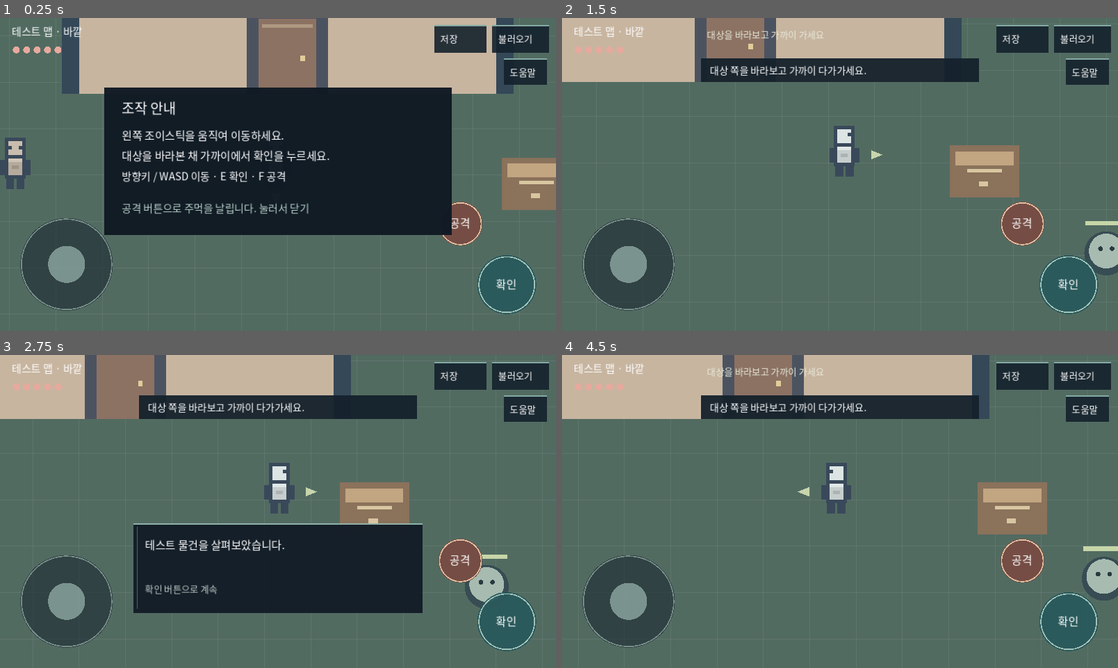
Above: before the commit, frames 1-4 (two rows, left to right).
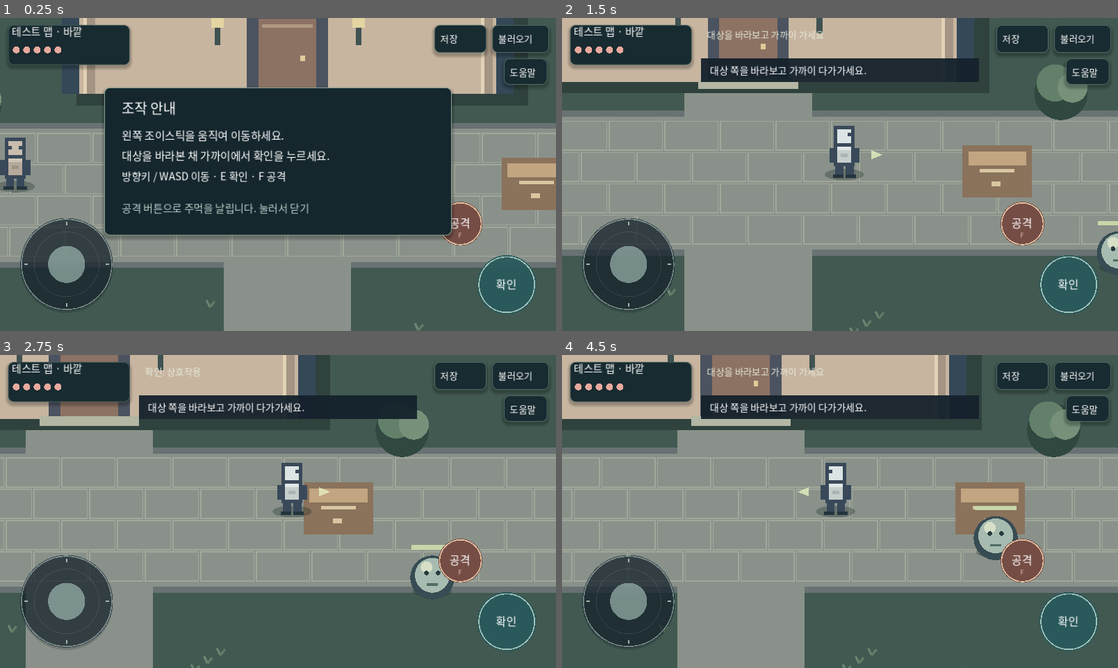
Above: after the commit, the same moments.

Repository: asnt39/-
Game: Godot game, scene res://main.tscn
Two runs of this game, one before a commit and one after it. Both use one fixed random seed, a clock stepped at 60 frames per second and the inputs below.
Inputs (mouse positions are in pixels of both pictures, inside the frame that each line leads up to):
- Up to frame 1 (0.25 s): no input
- Up to frame 2 (1.5 s): tap Enter at 0.5 s; move the mouse to (962, 158) at 0.52 s; hold Right 0.53-1.25 s; tap F at 0.6 s; click (962, 158) at 0.67 s; tap Space at 0.77, 1.07 s; tap E at 0.8 s; drag from (728, 190) to (812, 237) at 1.27 s
- Up to frame 3 (2.75 s): move the mouse to (333, 442) at 2.02 s; hold Right from 2.03 s (still down); tap Enter at 2.1 s; tap Space at 2.3 s
- Up to frame 4 (4.5 s): release Right at 2.75 s; drag from (812, 574) to (673, 464) at 2.77 s; move the mouse to (1006, 558) at 3.52 s; hold Left 3.53-4.25 s; tap F at 3.6 s; tap Space at 3.77, 4.07 s; tap E at 3.8 s; drag from (673, 464) to (756, 433) at 4.27 s

The runs differ from the first frame. In frame 1, 27% of the frame differs, in the area x 0-100%, y 0-100%; in frame 2, 56%; in frame 3, 59%; in frame 4, 57%.

Commit message:
Polish environment and UI, animate timed punches

Diff:
--- a/main.gd
+++ b/main.gd
@@ -28,6 +28,10 @@
 var monster_hp := 3
 var health := 5
 var punch_time := 0.0
+var punch_direction := Vector2.DOWN
+var punch_hit := false
+var impact_position := Vector2.ZERO
+var impact_time := 0.0
 var punch_cooldown := 0.0
 var enemy_cooldown := 0.0
 var hurt_time := 0.0
@@ -95,6 +99,10 @@
 	action_feedback = maxf(0.0, action_feedback - delta)
 	hint_time = maxf(0.0, hint_time - delta)
 	punch_time = maxf(0.0, punch_time - delta)
+	impact_time = maxf(0.0, impact_time - delta)
+	if punch_time > 0 and punch_time <= 0.17 and not punch_hit:
+		punch_hit = true
+		if dialogue == "" and not help_open: resolve_punch()
 	punch_cooldown = maxf(0.0, punch_cooldown - delta)
 	hurt_time = maxf(0.0, hurt_time - delta)
 	monster_hurt = maxf(0.0, monster_hurt - delta)
@@ -116,8 +124,8 @@
 	elif d != Vector2.ZERO: d = d.normalized()
 	moving = false
 	if dialogue == "" and not help_open and d != Vector2.ZERO:
-		facing = d.normalized()
-		var step := d * SPEED * minf(delta, 0.05)
+		if punch_time <= 0: facing = d.normalized()
+		var step := d * SPEED * minf(delta, 0.05) * (0.55 if punch_time > 0 else 1.0)
 		var before := player
 		if can_move(player + Vector2(step.x, 0)): player.x += step.x
 		if can_move(player + Vector2(0, step.y)): player.y += step.y
@@ -137,11 +145,14 @@
 
 func punch() -> void:
 	if dialogue != "" or help_open or punch_cooldown > 0: return
-	punch_time = 0.22; punch_cooldown = 0.42
+	punch_time = 0.32; punch_cooldown = 0.42; punch_direction = facing; punch_hit = false
+
+func resolve_punch() -> void:
 	if map_id == "outside" and monster_hp > 0:
 		var offset := monster - player
-		if offset.length() < 78 and (offset.length() < 14 or facing.dot(offset.normalized()) > 0.35):
+		if offset.length() < 66 and (offset.length() < 14 or punch_direction.dot(offset.normalized()) > 0.45):
 			monster_hp -= 1; monster_hurt = 0.25
+			impact_position = monster + Vector2(0, -18); impact_time = 0.22
 			haptic(20); shake_time = 0.12; shake_strength = 2.0
 			if monster_hp <= 0: message("몬스터를 물리쳤습니다.")
 
@@ -172,6 +183,7 @@
 	return best
 
 func interact() -> void:
+	punch_time = 0.0
 	match target():
 		"door":
 			if map_id == "outside": map_id = "inside"; player = Vector2(480, 410); facing = Vector2.UP
@@ -221,9 +233,26 @@
 		if loaded_facing.is_finite() and loaded_facing.length() > 0.1: facing = loaded_facing.normalized()
 	fade = 0.8; message("불러왔습니다.")
 
+func panel(area: Rect2, fill: Color, border: Color) -> void:
+	var style := StyleBoxFlat.new()
+	style.bg_color = fill
+	style.border_color = border
+	style.set_border_width_all(1)
+	style.set_corner_radius_all(9)
+	style.shadow_color = Color(0, 0, 0, 0.25)
+	style.shadow_size = 6
+	style.shadow_offset = Vector2(0, 4)
+	draw_style_box(style, area)
+
+func draw_ellipse_shadow(pos: Vector2) -> void:
+	var points := PackedVector2Array()
+	for i in range(24): points.append(pos + Vector2(cos(i * TAU / 24) * 17, sin(i * TAU / 24) * 5))
+	draw_colored_polygon(points, Color(0.08, 0.15, 0.14, 0.3))
+
 func rect(r: Rect2, col: String) -> void: draw_rect(r, Color(col))
 func label(pos: Vector2, value: String, size: int = 18, col: Color = Color.WHITE) -> void: draw_string(font, pos, value, HORIZONTAL_ALIGNMENT_LEFT, -1, size, col)
 func person(pos: Vector2, dir: Vector2, phase: float, color: Color) -> void:
+	draw_ellipse_shadow(pos)
 	var p := pos.round() + Vector2(-15, -42)
 	var outline := Color("39495a")
 	var swing := int(round(sin(phase))) if phase != 0.0 else 0
@@ -243,7 +272,9 @@
 	draw_rect(Rect2(p + Vector2(2, 19 + swing * 2), Vector2(5, 13)), outline)
 	draw_rect(Rect2(p + Vector2(23, 19 - swing * 2), Vector2(5, 13)), outline)
 	draw_rect(Rect2(p + Vector2(7, 34), Vector2(7, 10 + swing * 3)), outline)
+	draw_rect(Rect2(p + Vector2(5, 42 + swing * 3), Vector2(9, 3)), Color("24343d"))
 	draw_rect(Rect2(p + Vector2(16, 34), Vector2(7, 10 - swing * 3)), outline)
+	draw_rect(Rect2(p + Vector2(16, 42 - swing * 3), Vector2(9, 3)), Color("24343d"))
 
 func _draw() -> void:
 	var s := Vector2(960, 540)
@@ -253,17 +284,45 @@
 		var half := s / (2.0 * ZOOM)
 		camera_draw = (camera + offset).clamp(half, s - half)
 	draw_set_transform(s / 2.0 - camera_draw * ZOOM, 0.0, Vector2.ONE * ZOOM)
-	rect(Rect2(Vector2.ZERO, s), "526b61" if map_id == "outside" else "665e57")
-	for x in range(0, int(s.x), 40): draw_line(Vector2(x, 0), Vector2(x, s.y), Color(1, 1, 1, 0.07))
-	for y in range(0, int(s.y), 40): draw_line(Vector2(0, y), Vector2(s.x, y), Color(1, 1, 1, 0.07))
+	rect(Rect2(Vector2.ZERO, s), "415951" if map_id == "outside" else "55514d")
 	if map_id == "outside":
-		rect(Rect2(285, 85, 390, 165), "344858"); rect(Rect2(300, 105, 360, 145), "c7b5a0")
+		# Stone walkway, inset curb, and quiet vegetation.
+		rect(Rect2(0, 275, 960, 125), "687273")
+		rect(Rect2(0, 280, 960, 115), "89918a")
+		rect(Rect2(425, 245, 110, 295), "89918a")
+		for y in range(284, 390, 27):
+			for x in range(0, 960, 48):
+				draw_rect(Rect2(x + (24 if y % 2 == 0 else 0), y, 46, 25), Color("a2a79a"), false, 1)
+		for i in range(32):
+			var q := Vector2(40 + (i * 79) % 880, 425 + (i * 17) % 90)
+			if absf(q.x - 480) < 65: continue
+			draw_line(q, q + Vector2(-3, -6), Color("6a8470"), 2)
+			draw_line(q, q + Vector2(4, -5), Color("617b68"), 2)
+		for x in [210, 750]:
+			draw_circle(Vector2(x, 260), 23, Color("30483f"))
+			draw_circle(Vector2(x - 5, 251), 16, Color("63806a"))
+			draw_circle(Vector2(x + 10, 255), 13, Color("76907a"))
+	else:
+		for y in range(60, 540, 28):
+			for x in range(0, 960, 96):
+				draw_rect(Rect2(x, y, 94, 26), Color("756b60"), false, 1)
+		rect(Rect2(390, 290, 180, 135), "415e5e")
+		draw_rect(Rect2(398, 298, 164, 119), Color("9bafa2"), false, 2)
+	if map_id == "outside":
+		rect(Rect2(298, 100, 390, 160), "30423e"); rect(Rect2(285, 85, 390, 165), "344858"); rect(Rect2(300, 105, 360, 145), "c7b5a0")
 		rect(Rect2(285, 85, 390, 30), "7d6260"); rect(Rect2(445, 175, 70, 75), "4c5360")
 		rect(Rect2(455, 185, 50, 65), "8c7263"); rect(Rect2(320, 135, 65, 45), "96bbc1"); rect(Rect2(575, 135, 65, 45), "96bbc1")
 		rect(Rect2(458, 190, 44, 3), "ad9981"); rect(Rect2(491, 217, 4, 5), "e1cc99")
 		for x in [350, 605]:
 			rect(Rect2(x, 135, 4, 45), "d9d2bd"); rect(Rect2(x - 30, 155, 65, 3), "d9d2bd")
 		rect(Rect2(285, 112, 390, 5), "645758")
+		for x in [304, 647]:
+			rect(Rect2(x, 116, 10, 134), "a39483"); rect(Rect2(x, 116, 3, 134), "e1d2b6")
+		rect(Rect2(438, 165, 84, 10), "6e6158")
+		rect(Rect2(437, 248, 86, 8), "b3b7a4")
+		for x in [417, 539]:
+			rect(Rect2(x, 184, 5, 24), "405251")
+			rect(Rect2(x - 3, 181, 11, 12), "e4d4a1")
 		for x in range(310, 650, 40): rect(Rect2(x, 87, 18, 3), "ad8e83")
 		rect(Rect2(665, 305, 60, 45), "8a725b"); rect(Rect2(670, 310, 50, 12), "c2a581"); rect(Rect2(680, 325, 30, 3), "d8c6a1"); rect(Rect2(690, 336, 8, 4), "d8c6a1")
 		person(Vector2(245, 330), Vector2.DOWN, 0.0, Color("c9bdad"))
@@ -273,34 +332,62 @@
 		rect(Rect2(440, 470, 80, 28), "927b67"); rect(Rect2(448, 474, 64, 3), "c4ad88")
 	if map_id == "outside" and monster_hp > 0:
 		var m := monster.round()
+		draw_ellipse_shadow(m)
 		draw_circle(m + Vector2(0, -12), 19, Color("e8c49b") if monster_hurt > 0 else Color("374c53"))
 		draw_circle(m + Vector2(0, -14), 15, Color("a7bbb0"))
+		draw_circle(m + Vector2(-5, -21), 5, Color("d7e0c7"))
+		draw_rect(Rect2(m + Vector2(-5, -7), Vector2(10, 2)), Color("506d66"))
 		draw_circle(m + Vector2(-5, -16), 2, Color("273b40")); draw_circle(m + Vector2(5, -16), 2, Color("273b40"))
 		draw_rect(Rect2(m + Vector2(-18, -40), Vector2(36, 4)), Color("344449"))
 		draw_rect(Rect2(m + Vector2(-18, -40), Vector2(12 * monster_hp, 4)), Color("c7d6a8"))
-	person(player, facing, walk if moving else 0.0, Color("e6a99c") if hurt_time > 0 else Color("dce5e4"))
+	var attack_amount := 0.0
 	if punch_time > 0:
-		var fist := player + Vector2(0, -20) + facing * (32 + (0.22 - punch_time) * 65)
-		draw_line(player + Vector2(0, -20), fist, Color("dce5e4"), 6)
-		draw_circle(fist, 7, Color("f0e1c9"))
+		var elapsed := 0.32 - punch_time
+		if elapsed < 0.08: attack_amount = -sin(elapsed / 0.08 * PI / 2) * 0.18
+		elif elapsed < 0.15: attack_amount = lerpf(-0.18, 1.0, (elapsed - 0.08) / 0.07)
+		else: attack_amount = pow(punch_time / 0.17, 2.0)
+	var pose := player + punch_direction * attack_amount * 4
+	person(pose, facing, walk if moving and punch_time <= 0 else 0.0, Color("e6a99c") if hurt_time > 0 else Color("dce5e4"))
+	if punch_time > 0:
+		var side_arm := Vector2(-punch_direction.y, punch_direction.x)
+		var shoulder := pose + Vector2(0, -22) + side_arm * 7
+		var elbow := shoulder + punch_direction * (8 + attack_amount * 11) + side_arm * (5 - attack_amount * 5)
+		var fist := shoulder + punch_direction * (14 + attack_amount * 32)
+		draw_line(shoulder, elbow, Color("3d5059"), 9)
+		draw_line(elbow, fist, Color("dce5e4"), 7)
+		draw_rect(Rect2(fist - Vector2(6, 6), Vector2(13, 12)), Color("344953"))
+		draw_rect(Rect2(fist - Vector2(4, 4), Vector2(10, 8)), Color("f0e1c9"))
+		if attack_amount > 0.7:
+			draw_line(fist - punch_direction * 18 + side_arm * 10, fist + side_arm * 10, Color(0.95, 0.94, 0.8, 0.6), 2)
+	if impact_time > 0:
+		var spread := (0.22 - impact_time) * 60
+		for i in range(6):
+			var ray := Vector2.from_angle(i * TAU / 6)
+			draw_line(impact_position + ray * (4 + spread), impact_position + ray * (10 + spread), Color(1, 0.92, 0.66, impact_time / 0.22), 2)
 	var arrow_center := player + facing * 27.0 + Vector2(0, -17)
 	var side := Vector2(-facing.y, facing.x)
 	draw_colored_polygon(PackedVector2Array([arrow_center + facing * 6, arrow_center - facing * 4 + side * 4, arrow_center - facing * 4 - side * 4]), Color(0.9, 0.94, 0.75, 0.8))
 	draw_set_transform(Vector2.ZERO)
 	if fade > 0: draw_rect(Rect2(Vector2.ZERO, s), Color(0, 0, 0, fade))
 	var c := controls()
-	draw_circle(stick_center(), 80, Color(0.08, 0.13, 0.17, 0.55))
+	panel(Rect2(14, 12, 210, 69), Color("182b30"), Color("47635e"))
+	draw_circle(stick_center() + Vector2(0, 4), 80, Color(0, 0, 0, 0.15))
+	draw_circle(stick_center(), 80, Color(0.08, 0.13, 0.17, 0.68))
+	draw_arc(stick_center(), 56, 0, TAU, 48, Color(0.7, 0.8, 0.75, 0.15), 1)
+	for angle in [0.0, PI / 2, PI, PI * 1.5]:
+		var tick := Vector2.from_angle(angle)
+		draw_line(stick_center() + tick * 67, stick_center() + tick * 73, Color("a3b7ac"), 2)
 	draw_arc(stick_center(), 78, 0, TAU, 48, Color(0.75, 0.85, 0.82, 0.5), 2)
 	draw_circle(stick_center() + stick_vector, 32, Color(0.68, 0.79, 0.76, 0.85 if stick_vector != Vector2.ZERO else 0.6))
 	draw_circle(c.attack.get_center(), 38, Color("aa715f") if punch_time > 0 else Color("754d45"))
 	draw_arc(c.attack.get_center(), 36, 0, TAU, 40, Color("e2c0a0"), 2)
 	label(c.attack.get_center() + Vector2(-19, 6), "공격", 19)
+	if not OS.has_feature("mobile"): label(c.attack.get_center() + Vector2(-4, 24), "F", 11, Color("dac3b3"))
 	draw_circle(c.action.get_center(), 51, Color(0.32, 0.55, 0.53, 0.98) if action_feedback > 0 else Color(0.16, 0.35, 0.36, 0.94))
 	draw_arc(c.action.get_center(), 48, 0, TAU, 48, Color(0.75, 0.87, 0.82, 0.8), 2)
 	label(c.action.get_center() + Vector2(-19, 7), "확인", 19)
 	for key in ["save", "load", "help"]:
-		draw_rect(c[key], Color(0.08, 0.13, 0.17, 0.90))
-		draw_rect(Rect2(c[key].position, Vector2(c[key].size.x, 2)), Color("83aaa4"))
+		panel(c[key], Color("182b30"), Color("54736b"))
 		label(c[key].position + Vector2(10, 30), "저장" if key == "save" else ("불러오기" if key == "load" else "도움말"), 16)
 	for i in range(5):
 		draw_circle(Vector2(28 + i * 18, 55), 6, Color("e7a99d") if i < health else Color("566465"))
@@ -308,19 +395,19 @@
 	if dialogue == "" and not help_open:
 		label(Vector2(250, 35), "확인: 상호작용" if target() != "" else "대상을 바라보고 가까이 가세요", 16, Color("e6ead9"))
 	if dialogue != "":
-		draw_rect(Rect2(230, 290, 500, 155), Color(0.07, 0.11, 0.15, 0.96))
+		panel(Rect2(230, 290, 500, 155), Color("15272d"), Color("a2b3a0"))
 		draw_rect(Rect2(230, 290, 500, 3), Color("90b2a9"))
 		draw_rect(Rect2(236, 297, 2, 141), Color(0.5, 0.68, 0.63, 0.5))
 		label(Vector2(250, 335), dialogue, 19)
 		if choices:
-			for key in ["yes", "no"]: draw_rect(c[key], Color("426c68"))
+			for key in ["yes", "no"]: panel(c[key], Color("34544f"), Color("6a8d7d"))
 			label(Vector2(380, 416), "네", 18); label(Vector2(525, 416), "아니요", 18)
 		else: label(Vector2(250, 410), "확인 버튼으로 계속", 16, Color("b9c9c5"))
 	if hint_time > 0:
 		draw_rect(Rect2(240, 70, 480, 40), Color(0.08, 0.13, 0.17, 0.95))
 		label(Vector2(255, 97), notice, 17)
 	if help_open:
-		draw_rect(Rect2(180, 120, 600, 255), Color(0.06, 0.1, 0.14, 0.97))
+		panel(Rect2(180, 120, 600, 255), Color("15272d"), Color("93afa0"))
 		label(Vector2(210, 165), "조작 안내", 24)
 		label(Vector2(210, 210), "왼쪽 조이스틱을 움직여 이동하세요.", 19)
 		label(Vector2(210, 245), "대상을 바라본 채 가까이에서 확인을 누르세요.", 19)
